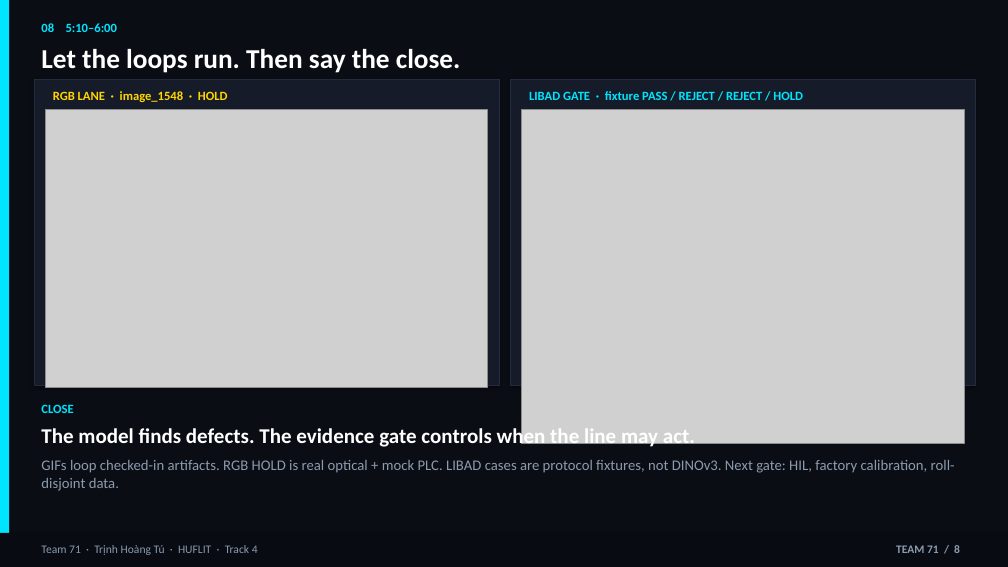
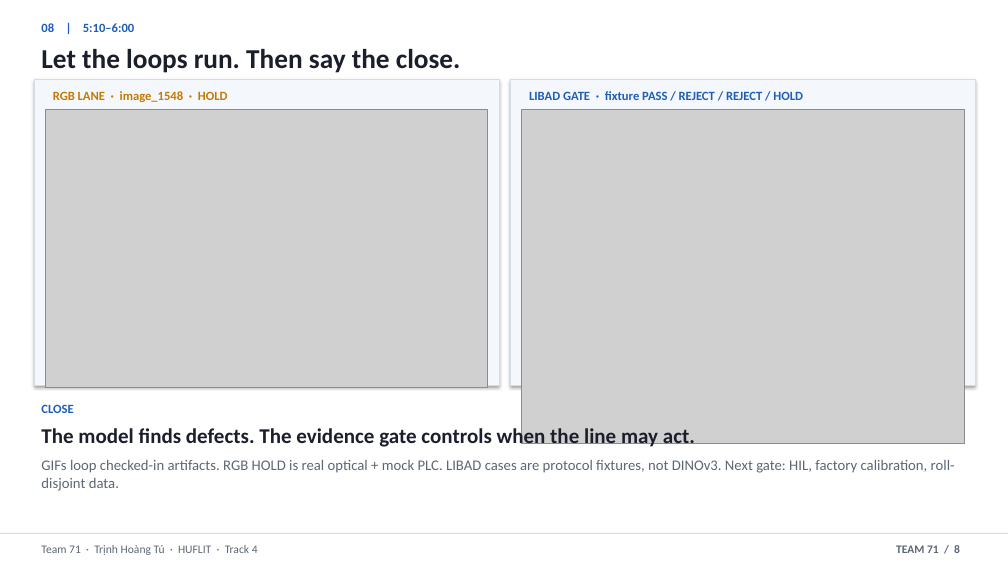
Before and after one commit to thtcsec/securecoating-vision, a slide deck: slide 8 of SecureCoating-Vision_Final_Defense_6min.pptx. Drawn at 1008x567 pixels with LibreOffice and Linux fonts; fonts in the diff are those of the drawing; grey boxes stand for pictures. Boxes give left, top, right and bottom in pixels: in the first picture for what was removed or moved away, otherwise in the second. Text is boxed around its words. In the diff, an @@ line names an element or a change of style, - is before the commit and + after.

```diff
--- a/SecureCoating-Vision_Final_Defense_6min.pptx
+++ b/SecureCoating-Vision_Final_Defense_6min.pptx
@@ rectangle at [0,0,1008,567]: fill #0A0D14 to #FFFFFF @@
@@ rectangle removed at [0,0,9,567] @@
@@ text at [41,23,134,32]: text changed; text colour #00E5FF to #1F5EB8 @@
-08 5:10–6:00
+08 | 5:10–6:00
@@ text "Let the loops run. Then ..." at [41,49,461,73]: text colour #FFFFFF to #1A1F2B @@
@@ rectangle at [34,79,499,386]: fill #151B28 to #F4F7FB; outline #222C3E 0.5 pt to #D5DCE6 0.5 pt @@
@@ text "RGB LANE · image_1548 · ..." at [53,91,228,102]: text colour #FFD600 to #C47B00 @@
@@ rectangle at [510,79,975,386]: fill #151B28 to #F4F7FB; outline #222C3E 0.5 pt to #D5DCE6 0.5 pt @@
@@ text "LIBAD GATE · fixture PASS ..." at [529,91,803,100]: text colour #00E5FF to #1F5EB8 @@
@@ text "CLOSE" at [41,404,955,491]: text colour #00E5FF to #1F5EB8 in "CLOSE"; text colour #FFFFFF to #1A1F2B in "The model finds defects. The evidence gate ..."; text colour #8C9BAE to #5C6775 in "GIFs loop checked-in artifacts. RGB HOLD is ..." @@
@@ rectangle: place and size @@
-rectangle at [0,533,1008,567]
+rectangle at [0,533,1008,534]
@@ rectangle at [0,533,1008,534]: fill #080B12 to #D5DCE6 @@
@@ text "Team 71 · Trịnh Hoàng ..." at [41,545,258,555]: text colour #8C9BAE to #5C6775 @@
@@ text "TEAM 71 / 8" at [896,545,960,553]: text colour #8C9BAE to #5C6775 @@
```
Also in this commit, not shown: 7 other slides changed, 4 other files.
